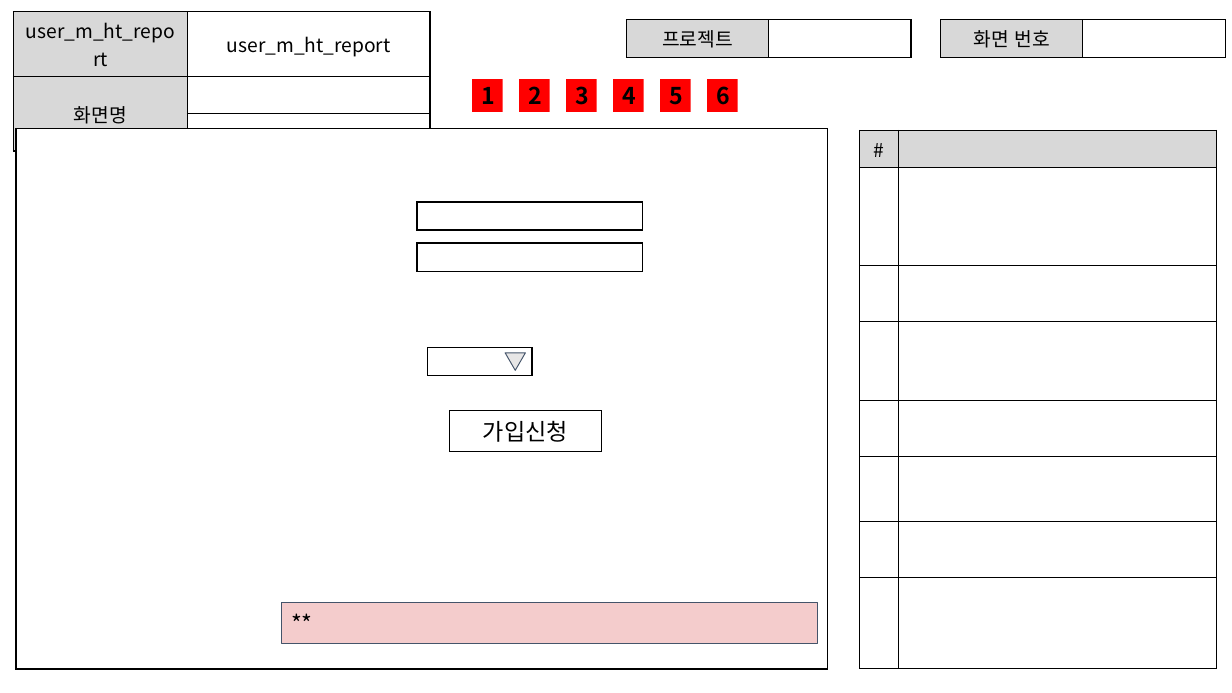
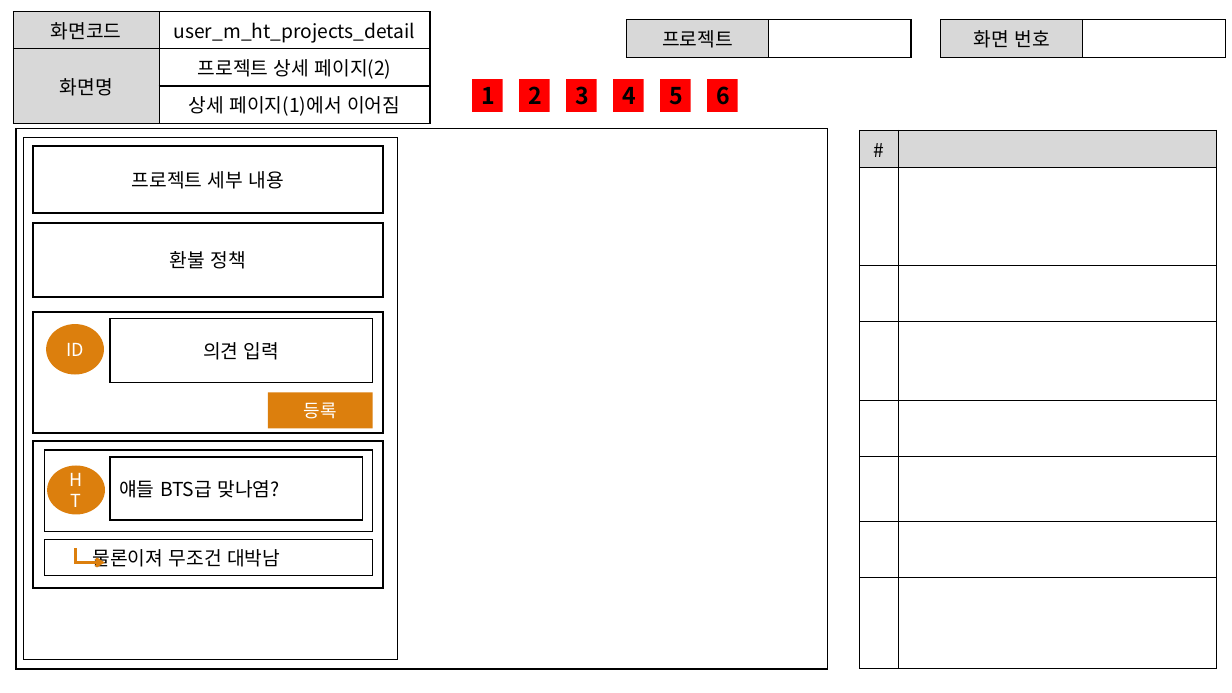
Before and after one commit to ezenteam2/EzenCrowdFunding, a slide deck: slide 9 of project03 화면설계서/project03 - 화면 설계서 - 현태.pptx (slide 15 before the commit). Drawn at 1232x693 pixels with LibreOffice and Linux fonts; fonts in the diff are those of the drawing. Boxes give left, top, right and bottom in pixels: in the first picture for what was removed or moved away, otherwise in the second. Text is boxed around its words. In the diff, an @@ line names an element or a change of style, - is before the commit and + after.

```diff
--- a/project03 화면설계서/project03 - 화면 설계서 - 현태.pptx
+++ b/project03 화면설계서/project03 - 화면 설계서 - 현태.pptx
@@ table at (13, 12, 430, 120) @@
-row 1, column 1: user_m_ht_report
+row 1, column 1: 화면코드
-row 1, column 2: user_m_ht_report
+row 1, column 2: user_m_ht_projects_detail
-row 2, column 2: 
+row 2, column 2: 프로젝트 상세 페이지(2)
-row 3, column 2: 
+row 3, column 2: 상세 페이지(1)에서 이어짐
@@ rectangle at (16, 128, 827, 669): fill #FFFFFF to none @@
@@ rectangle removed at (417, 202, 642, 230) @@
@@ rectangle removed at (417, 243, 642, 271) @@
@@ rectangle removed at (427, 348, 531, 375) @@
@@ triangle removed at (506, 353, 526, 371) @@
@@ rectangle removed at (449, 410, 601, 451) @@
-가입신청
@@ group added at (24, 138, 398, 660): 10 rectangles, 2 ellipses, 1 elbow arrow @@
+프로젝트 세부 내용
+환불 정책
+ID
+의견 입력
+등록
+물론이져 무조건 대박남
+HT
+얘들 BTS급 맞나염?
@@ rectangle removed at (282, 603, 818, 643) @@
-**
```
Also in this commit, not shown: 15 other slides changed, 1 slide added, 1 other file.
